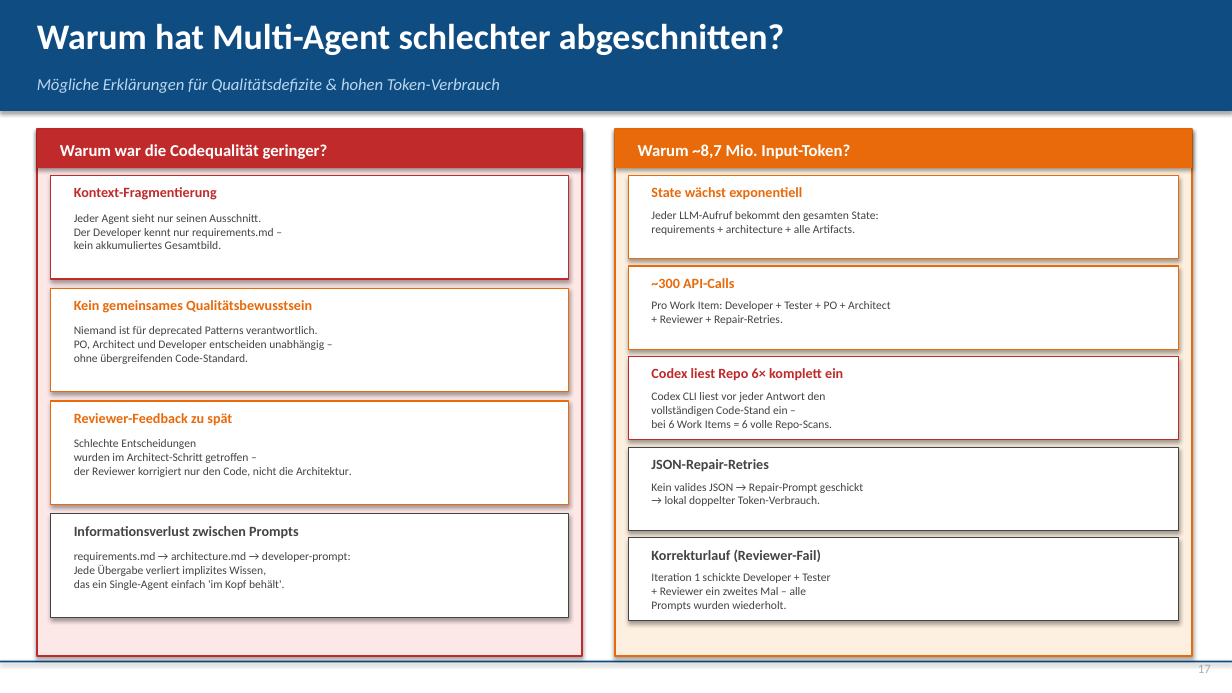
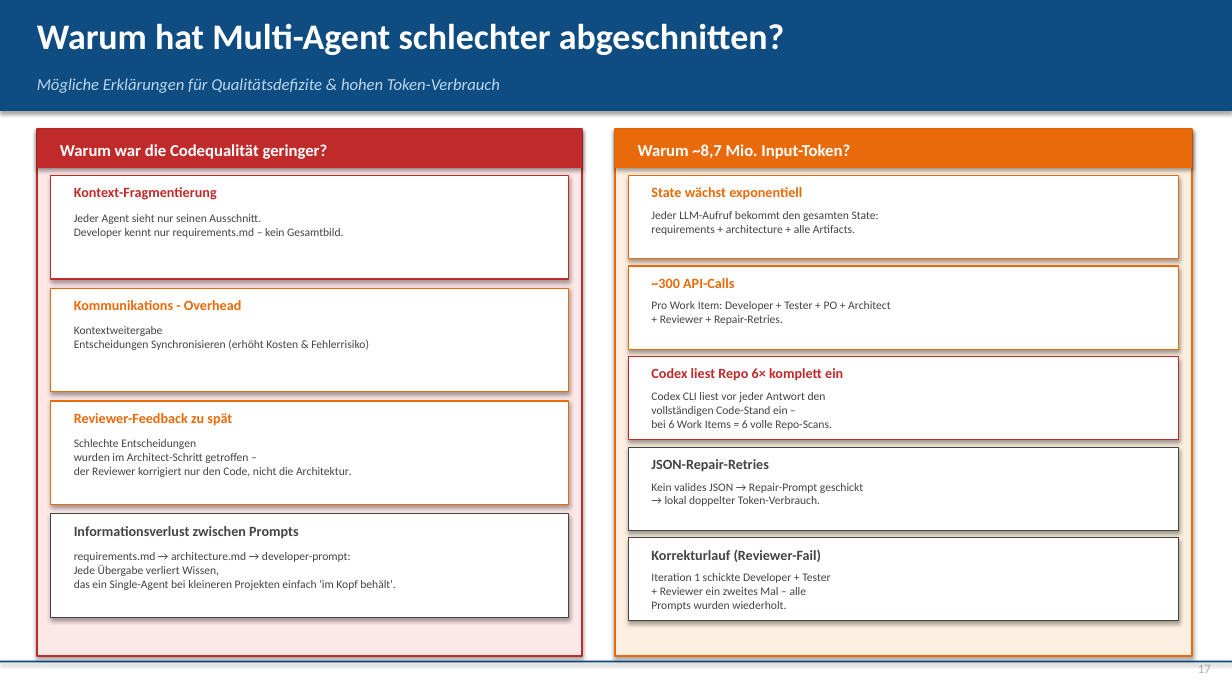
Before and after one commit to kis4-2026ss/projekt-bb-g2-moser-koberl, a slide deck: slide 17 of Doc/KIS-Projekt-Praesentation.pptx. Drawn at 1232x693 pixels with LibreOffice and Linux fonts; fonts in the diff are those of the drawing. Boxes give left, top, right and bottom in pixels: in the first picture for what was removed or moved away, otherwise in the second. Text is boxed around its words. In the diff, an @@ line names an element or a change of style, - is before the commit and + after.

```diff
--- a/Doc/KIS-Projekt-Praesentation.pptx
+++ b/Doc/KIS-Projekt-Praesentation.pptx
@@ text at <box>74,214,343,238</box>: text changed @@
-Jeder Agent sieht nur seinen Ausschnitt.
-Der Developer kennt nur requirements.md –
-kein akkumuliertes Gesamtbild.
+Jeder Agent sieht nur seinen Ausschnitt.
+Developer kennt nur requirements.md – kein Gesamtbild.
@@ text at <box>74,300,242,310</box>: text changed @@
-Kein gemeinsames Qualitätsbewusstsein
+Kommunikations - Overhead
@@ text at <box>74,326,369,350</box>: text changed @@
-Niemand ist für deprecated Patterns verantwortlich.
-PO, Architect und Developer entscheiden unabhängig –
-ohne übergreifenden Code-Standard.
+Kontextweitergabe
+Entscheidungen Synchronisieren (erhöht Kosten & Fehlerrisiko)
@@ text at <box>74,552,395,590</box>: text changed @@
-requirements.md → architecture.md → developer-prompt:
-Jede Übergabe verliert implizites Wissen,
-das ein Single-Agent einfach 'im Kopf behält'.
+requirements.md → architecture.md → developer-prompt:
+Jede Übergabe verliert Wissen,
+das ein Single-Agent bei kleineren Projekten einfach 'im Kopf behält'.
```
Also in this commit, not shown: 7 other slides changed.
